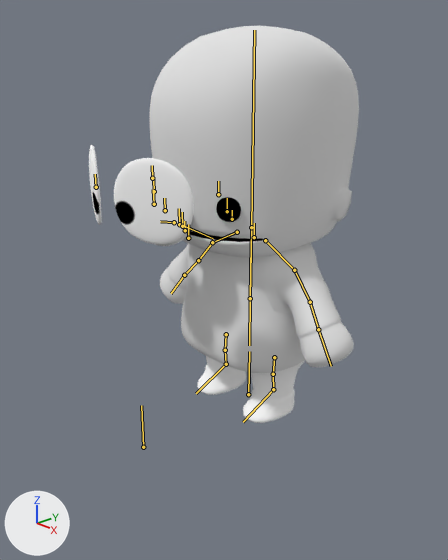
Two versions of the Blender file Art/GJ2025_StudentRigs_02.blend, one commit apart.
The view is the same before and after, from a camera (50 mm lens) standing at (3.9, -3.9, 3.35) and looking at (-0.1, -0.25, 1.29). Arrows for +X, +Y and +Z are at lower left; the lights stay in place. The bones that bend it are drawn over the model as lines.

The first picture shows 'Student_Base_GEO', 'Student_Shirt_GEO', 'Student_Skin_GEO'.
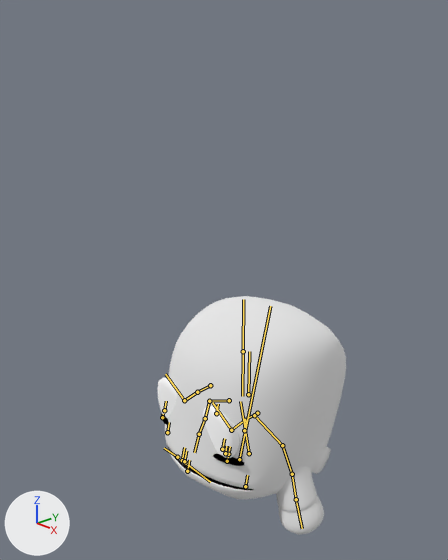
The newer file adds an action. The first version stands in its rest pose; the second is drawn at frame 3 of the action 'Student_Dodge'.

The edits, one by one:
Bone 'Torso' (bone_torso) moves from (0.0, 0.0, 0.0) to (0.0, -0.537, 0.088).
Bone 'Left_Hip' (bone_left_hip) moves from (0.0, 0.0, 0.0) to (0.0, -0.011, -0.13).
Bone 'Left_Hip' (bone_left_hip) turns from (0, 0, 0) to (-84, 0, 0) degrees about its own x, y and z.
Bone 'Right_Hip' (bone_right_hip) moves from (0.0, 0.0, 0.0) to (0.0, -0.011, -0.13).
Bone 'Right_Hip' (bone_right_hip) turns from (0, 0, 0) to (-84, 0, 0) degrees about its own x, y and z.
Bone 'Chest' (bone_chest) moves from (0.0, 0.0, 0.0) to (0.0, -1.247, -0.107).
Bone 'Chest' (bone_chest) turns from (0, 0, 0) to (11, 0, 0) degrees about its own x, y and z.
Bone 'Left_Shoulder' (bone_left_shoulder) turns from (0, 0, 0) to (2, 2, -19) degrees about its own x, y and z.
Bone 'Head' (bone_head) moves from (0.0, 0.0, 0.0) to (0.0, -0.693, 0.135).
Bone 'Head' (bone_head) turns from (0, 0, 0) to (-25, 1, 0) degrees about its own x, y and z.
Bone 'Left_Eye' (bone_left_eye) moves from (0.0, 0.0, 0.0) to (-0.004, 0.031, 0.006).
Bone 'Left_Eye' (bone_left_eye) is rescaled from (1.0, 1.0, 1.0) to (1.51, 0.36, 1.19).
Bone 'Right_Eye' (bone_right_eye) moves from (0.0, 0.0, 0.0) to (0.004, 0.031, 0.006).
Bone 'Right_Eye' (bone_right_eye) is rescaled from (1.0, 1.0, 1.0) to (1.51, 0.36, 1.19).
Bone 'GumBubble' (bone_gumbubble) moves from (0.0, 0.0, 0.0) to (0.049, 0.018, -0.531).
Bone 'Left_BigEye' (bone_left_bigeye) moves from (0.0, 0.0, 0.0) to (0.44, -0.036, -1.02).
Bone 'Right_BigEye' (bone_right_bigeye) moves from (0.0, 0.0, 0.0) to (-0.44, -0.036, -1.02).
Bone 'Right_Shoulder' (bone_right_shoulder) turns from (0, 0, 0) to (2, -2, 19) degrees about its own x, y and z.

Pixel boxes [x1, y1, x2, y2] of what changed, in the pictures (448 x 560 px):
'Student_Skin_GEO', posed (13% narrower, 30% shorter): before [150, 26, 359, 367]; after [165, 296, 346, 535]
'Student_Shirt_GEO', posed: before [168, 243, 341, 373]; after [276, 466, 317, 512]
'Student_Base_GEO', posed: before [89, 145, 305, 423]; after [157, 377, 244, 466]
bone 'Torso', root to tip: before (250, 298) to (251, 243); after (243, 351) to (243, 299)
bone 'Left_Hip', root to tip: before (274, 357) to (273, 374); after (257, 413) to (244, 420)
bone 'Right_Hip', root to tip: before (226, 334) to (225, 350); after (210, 385) to (197, 392)
bone 'Chest', root to tip: before (250, 298) to (251, 227); after (249, 453) to (240, 401)
bone 'Left_Shoulder', root to tip: before (294, 270) to (310, 302); after (282, 445) to (292, 474)
bone 'Head', root to tip: before (251, 227) to (254, 30); after (239, 459) to (270, 306)
bone 'Left_Eye', root to tip: before (227, 211) to (227, 198); after (227, 461) to (228, 457)
bone 'Right_Eye', root to tip: before (154, 191) to (153, 179); after (162, 417) to (163, 414)
bone 'GumBubble', root to tip: before (185, 230) to (184, 221); after (228, 454) to (230, 446)
bone 'Left_BigEye', root to tip: before (154, 204) to (153, 189); after (244, 430) to (246, 420)
bone 'Right_BigEye', root to tip: before (96, 187) to (95, 174); after (216, 413) to (218, 404)
bone 'Right_Shoulder', root to tip: before (212, 242) to (198, 260); after (209, 401) to (205, 418)
